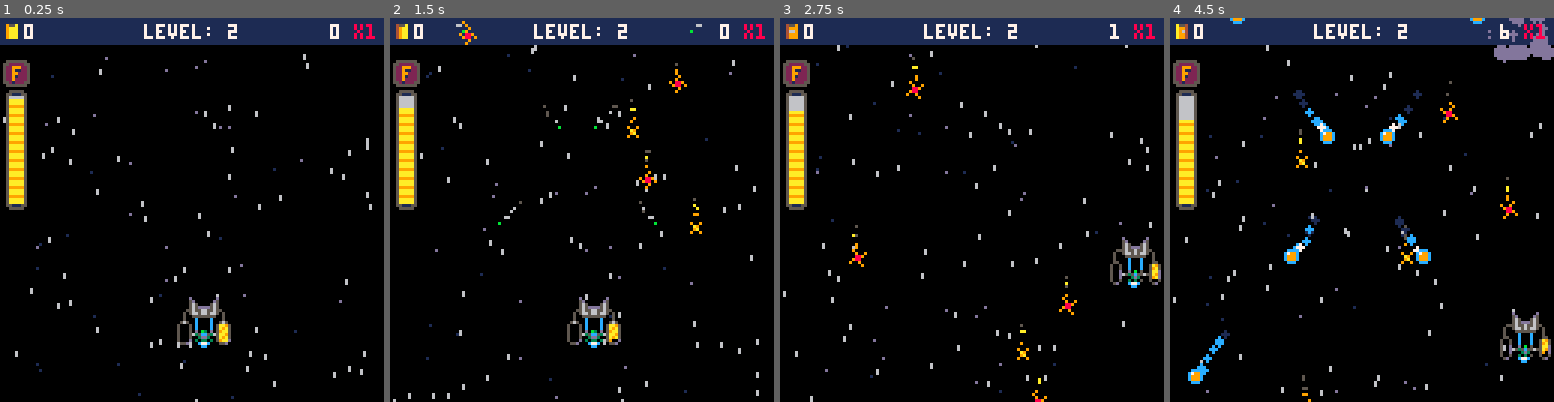
Above: before the commit, frames 1-4 (left to right).
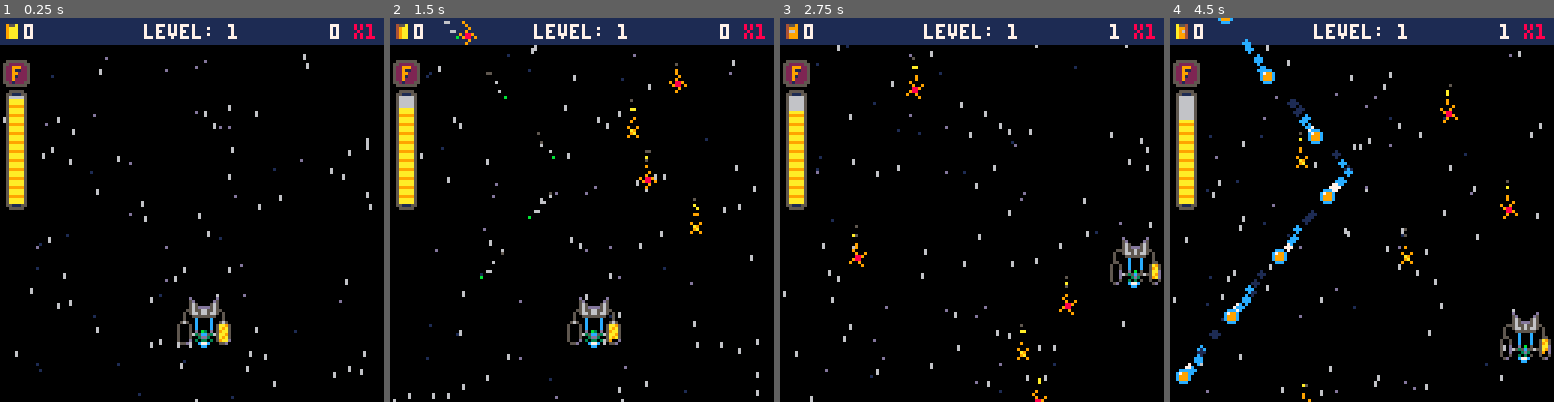
Above: after the commit, the same moments.

Repository: jacobneal65/drop-p8
Game: PICO-8 cartridge drop.p8
The game is run twice, just before and just after one commit, with the same random seed, the same clock (stepped at 60 frames per second) and the same inputs.
Inputs:
- Up to frame 1 (0.25 s): no input
- Up to frame 2 (1.5 s): no input
- Up to frame 3 (2.75 s): hold Right 1.6-2.1 s; hold Up 2.15-2.42 s; hold Right from 2.47 s (still down)
- Up to frame 4 (4.5 s): release Right at 3.03 s; hold Left 3.08-3.58 s; hold Down 3.63-3.97 s; hold Right from 4.02 s (still down)

The runs differ from the first frame. In frame 1, less than 0.1% of the frame differs, in the area x 59-62%, y 1-5%; in frame 2, 0.4%; in frame 3, less than 0.1%; in frame 4, 4.4%, in the area x 1-100%, y 0-100%.

Commit message:
fixed dots looking off

Diff:
--- a/drop.p8
+++ b/drop.p8
@@ -6,7 +6,7 @@
 --by olivander65
 function _init()
 	music(1)
-	level=2
+	level=1
 	wave=1
 	t=0
 	debug={""}
@@ -36,9 +36,9 @@
 	b_arr={}--bezier array
 	--pattern,sx,end_x,bez_arr
 	levels={
-		{{9,80,80},{7,80,80},{0,8,64},{1,64,120},{0,8,64},{9,80,80},{7,80,80}},
-		{{2,0,60},{3,0,10},{2,0,60},{3,0,10},{4,48,80},{5,32,64,{64,-10,-40,32,64,140}},{5,32,64,{64,-10,168,32,64,140}}},
-
+		{{0,8,64},{1,64,120},{5,32,64,{64,-10,-40,32,64,140}},{5,32,64,{64,-10,168,32,64,140}},{1,64,120},{0,8,64},{3,0,0}},
+		{{2,0,60},{3,0,0},{2,0,60},{4,40,80},{4,40,80},{5,32,64,{64,-10,-40,32,64,140}},{5,32,64,{64,-10,168,32,64,140}}},
+		{{8,80,80},{7,80,80},{9,70,100},{3,0,0},{9,70,100},{8,80,80},{7,80,80}},
 	}
 
 	t_blue=0--tank blue
@@ -306,7 +306,7 @@
 function init_fruit_wave()
 	local wv=levels[level][wave]
 
-	t_grav,t_tmr=2,0
+	t_grav,t_tmr=grav,0
 	prvw,prvw_tmr=true,0
 
 	local _x=rnd_rng(wv[2],wv[3])
@@ -619,8 +619,7 @@
 			if cd.dly >0 then
 					cd.dly-=1
 			else
-				local _typ = cd.typ
-				if _typ==5 or _typ==6 then
+				if cd.typ==5 or cd.typ==6 then
 						cd.tmr=min(cd.tmr+0.02,1)
 						cd.x,cd.y=get_pattern(cd)
 				else
@@ -889,7 +888,7 @@
 	if ismask then
 		eol_mask=max(eol_mask-0.5,0)
 	else
-		eol_mask=min(eol_mask+0.5,10)
+		eol_mask=min(eol_mask+0.5,11)
 	end
 
 	rectfill(10-eol_mask,-10,118+eol_mask,130,0 | 0x1800)
Not shown, changed: sheet drop.xlsx
